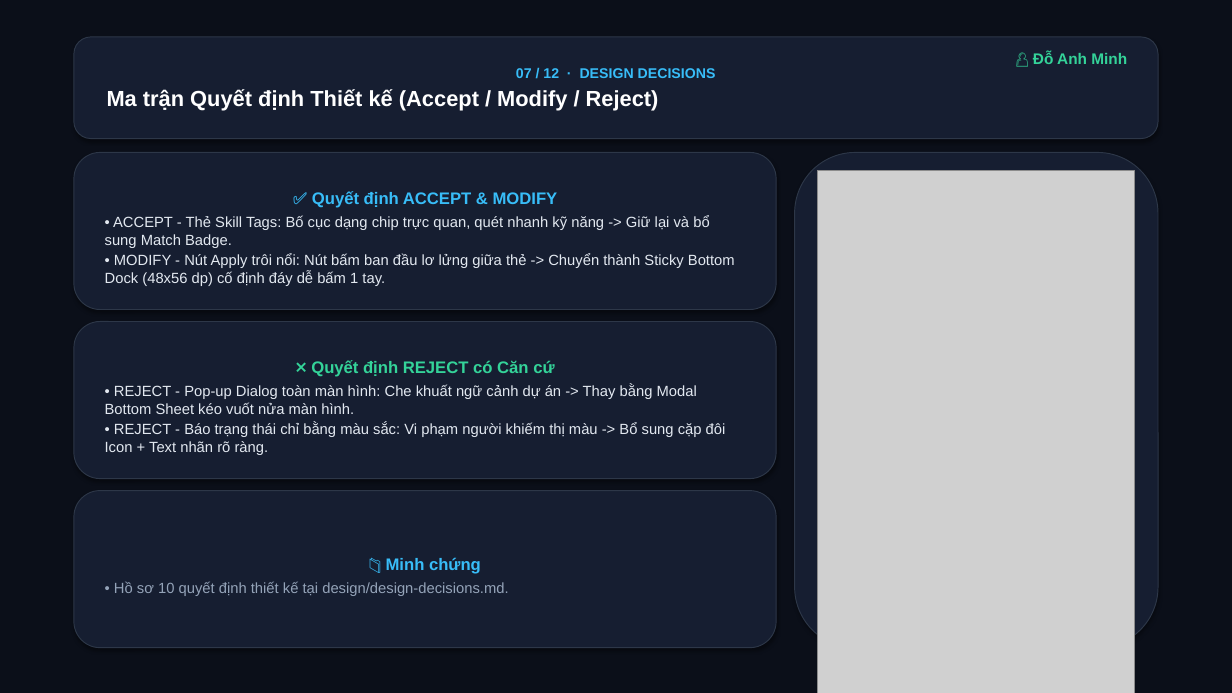
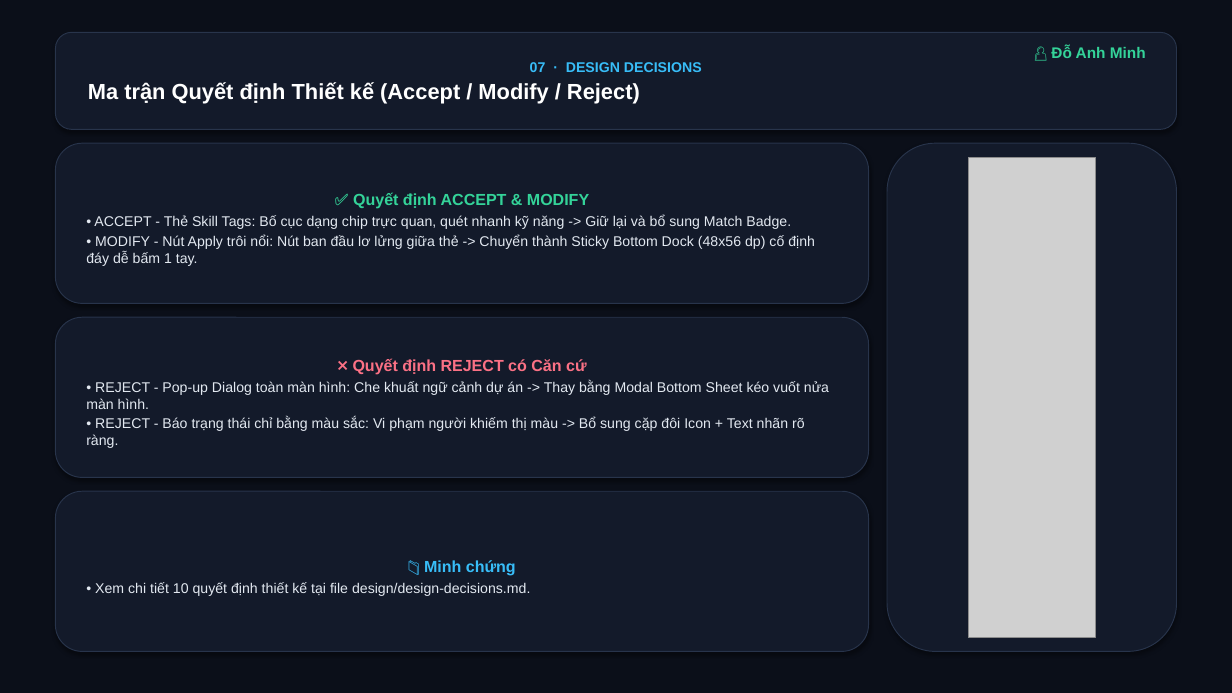
Before and after one commit to LuTu-2004/prm323-lab2-group4, a slide deck: slide 7 of docs/PRM323_Lab2_Nhom4_Slides.pptx. Drawn at 1232x693 pixels with LibreOffice and Linux fonts; fonts in the diff are those of the drawing; grey boxes stand for pictures. Boxes give left, top, right and bottom in pixels: in the first picture for what was removed or moved away, otherwise in the second. Text is boxed around its words. In the diff, an @@ line names an element or a change of style, - is before the commit and + after.

```diff
--- a/docs/PRM323_Lab2_Nhom4_Slides.pptx
+++ b/docs/PRM323_Lab2_Nhom4_Slides.pptx
@@ rounded rectangle "07 · DESIGN DECISIONS": place and size @@
-rounded rectangle "07 · DESIGN DECISIONS" at [74, 37, 1158, 139]
+rounded rectangle "07 · DESIGN DECISIONS" at [55, 32, 1177, 129]
@@ text "👤 Đỗ Anh Minh": place and size @@
-text "👤 Đỗ Anh Minh" at [1033, 51, 1127, 64]
+text "👤 Đỗ Anh Minh" at [1051, 46, 1146, 58]
@@ text in rounded rectangle at [530, 62, 702, 72]: text changed @@
-07 / 12 · DESIGN DECISIONS
+07 · DESIGN DECISIONS
@@ rounded rectangle "✅ Quyết định ACCEPT & ...": place and size @@
-rounded rectangle "✅ Quyết định ACCEPT & ..." at [74, 152, 776, 310]
+rounded rectangle "✅ Quyết định ACCEPT & ..." at [55, 143, 869, 303]
@@ fill #161E31 to #131A2A; outline #2D3748 0.75 pt to #28344B 0.75 pt in 4 elements at [55, 32, 1177, 129], [55, 143, 869, 303], [55, 492, 869, 652], [887, 143, 1177, 652] @@
@@ rounded rectangle: place and size @@
-rounded rectangle at [795, 152, 1158, 648]
+rounded rectangle at [887, 143, 1177, 652]
@@ picture: place and size @@
-picture at [818, 171, 1135, 693]
+picture at [969, 157, 1096, 638]
@@ text in rounded rectangle at [94, 192, 791, 229]: size 13 to 12.5 pt, text colour #38BDF8 to #34D399 in "✅ Quyết định ACCEPT & MODIFY"; size 11.5 to 11 pt in "• ACCEPT - Thẻ Skill Tags: Bố ..."; less space between paragraphs @@
@@ text in rounded rectangle at [86, 235, 815, 266]: text changed; size 11.5 to 11 pt @@
-• MODIFY - Nút Apply trôi nổi: Nút bấm ban đầu lơ lửng giữa thẻ -> Chuyển thành Sticky Bottom Dock (48x56 dp) cố định đáy dễ bấm 1 tay.
+• MODIFY - Nút Apply trôi nổi: Nút ban đầu lơ lửng giữa thẻ -> Chuyển thành Sticky Bottom Dock (48x56 dp) cố định đáy dễ bấm 1 tay.
@@ rounded rectangle "❌ Quyết định REJECT có ...": place and size @@
-rounded rectangle "❌ Quyết định REJECT có ..." at [74, 322, 776, 479]
+rounded rectangle "❌ Quyết định REJECT có ..." at [55, 317, 869, 477]
@@ rounded rectangle "❌ Quyết định REJECT có ..." at [55, 317, 869, 477]: size 13 to 12.5 pt, text colour #34D399 to #FB7185 in "❌ Quyết định REJECT có Căn cứ"; size 11.5 to 11 pt in "• REJECT - Pop-up Dialog toàn màn ...", "• REJECT - Báo trạng thái chỉ ..."; less space between paragraphs; fill #161E31 to #131A2A; outline #2D3748 0.75 pt to #28344B 0.75 pt @@
@@ rounded rectangle "📁 Minh chứng": place and size @@
-rounded rectangle "📁 Minh chứng" at [74, 491, 776, 648]
+rounded rectangle "📁 Minh chứng" at [55, 492, 869, 652]
@@ text in rounded rectangle at [424, 560, 516, 575]: size 13 to 12.5 pt in "📁 Minh chứng"; less space between paragraphs @@
@@ text in rounded rectangle at [95, 582, 530, 596]: text changed; size 11.5 to 11 pt; text colour #94A3B8 to #E2E8F0 @@
-• Hồ sơ 10 quyết định thiết kế tại design/design-decisions.md.
+• Xem chi tiết 10 quyết định thiết kế tại file design/design-decisions.md.
```
Also in this commit, not shown: 11 other slides changed, 1 other file.
